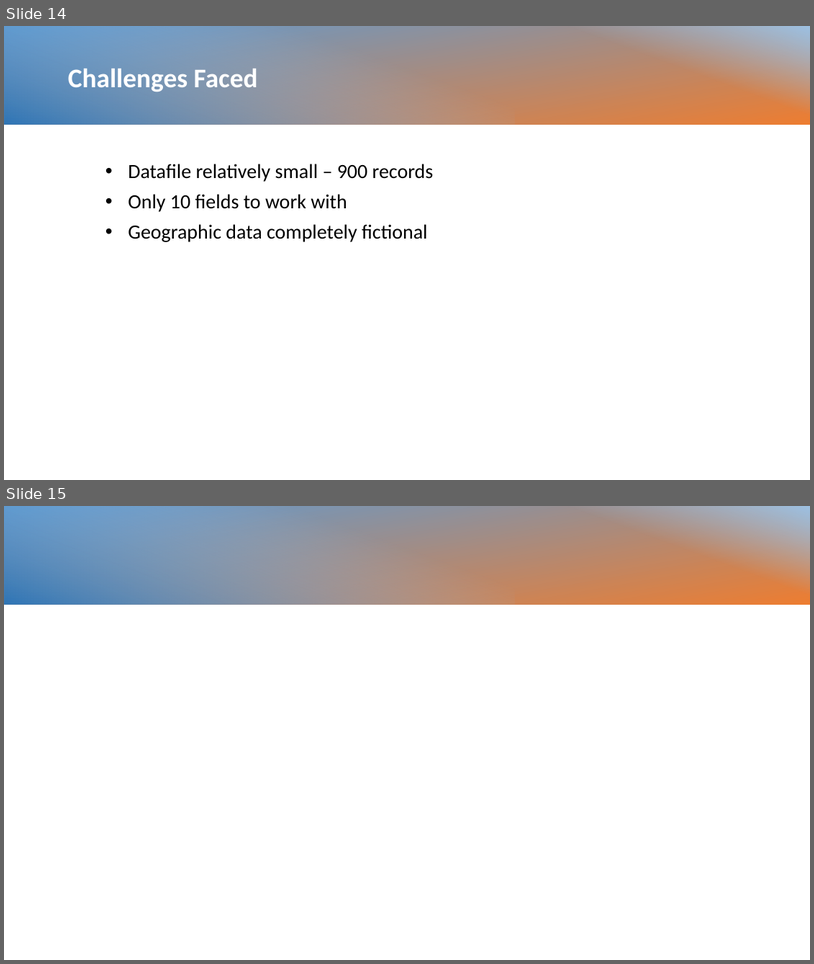
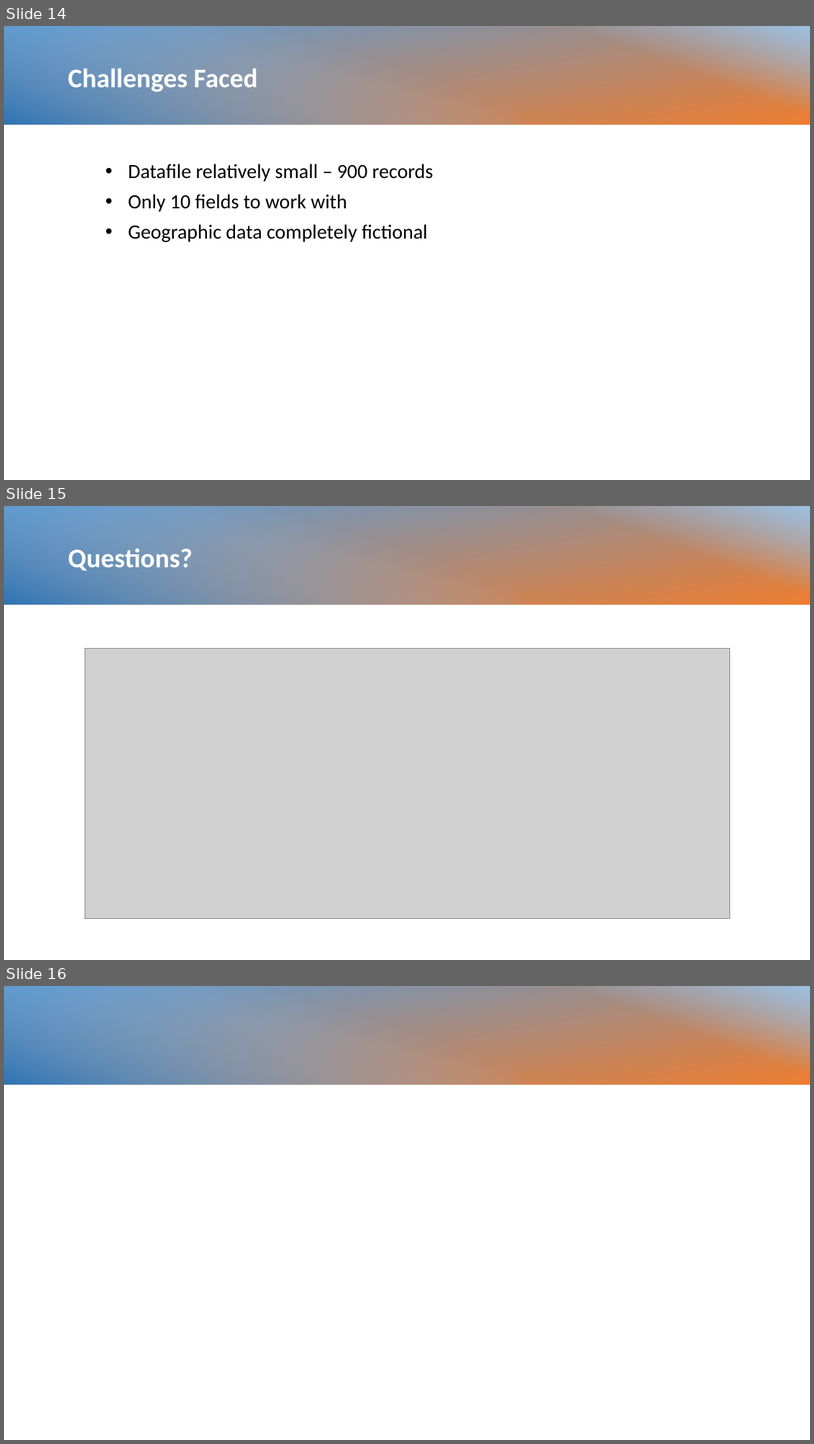
Before and after one commit to mglasser123/Project4, a slide deck: Resources/Customer Churn.pptx. Shown one above the other, each under a label of ours: slides 14 and 15 before the commit, slides 14, 15 and 16 after it. The pictures are 814x964 and 814x1444 pixels, drawn with LibreOffice and Linux fonts; fonts in the diff are those of the drawing; grey boxes stand for pictures; background and template pictures are left out. Boxes give left, top, right and bottom in pixels: in the first picture for what was removed or moved away, otherwise in the second. Text is boxed around its words. In the diff, an @@ line names an element or a change of style, - is before the commit and + after.

```diff
--- a/Resources/Customer Churn.pptx
+++ b/Resources/Customer Churn.pptx
@@ slide 15 added at (4, 506, 810, 960), background #FFFFFF @@
@@ rectangle added at (4, 506, 810, 605), fill gradient #5B9BD5 to #ED7D31 @@
@@ rectangle added at (4, 506, 514, 605), fill gradient #9DC3E6 to #2E75B6 @@
@@ rectangle added at (476, 506, 810, 605), fill gradient #9DC3E6 @@
@@ text added at (68, 548, 193, 571), 32 pt, text #FFFFFF, bold @@
+Questions?
@@ picture added at (85, 648, 730, 919) @@
@@ what was slide 15 is now slide 16 @@
```
Also in this commit, not shown: 4 slides changed.
